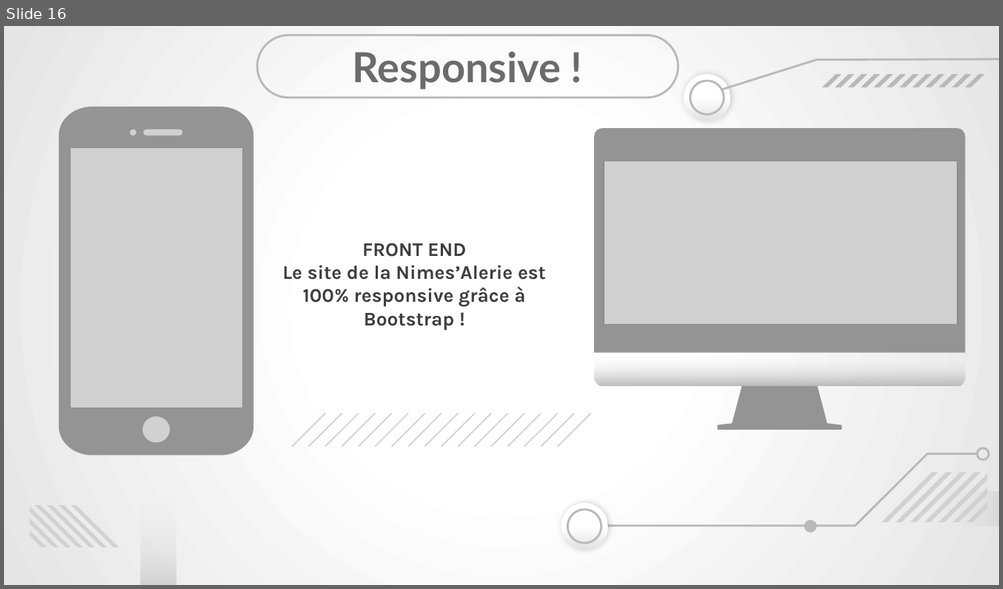
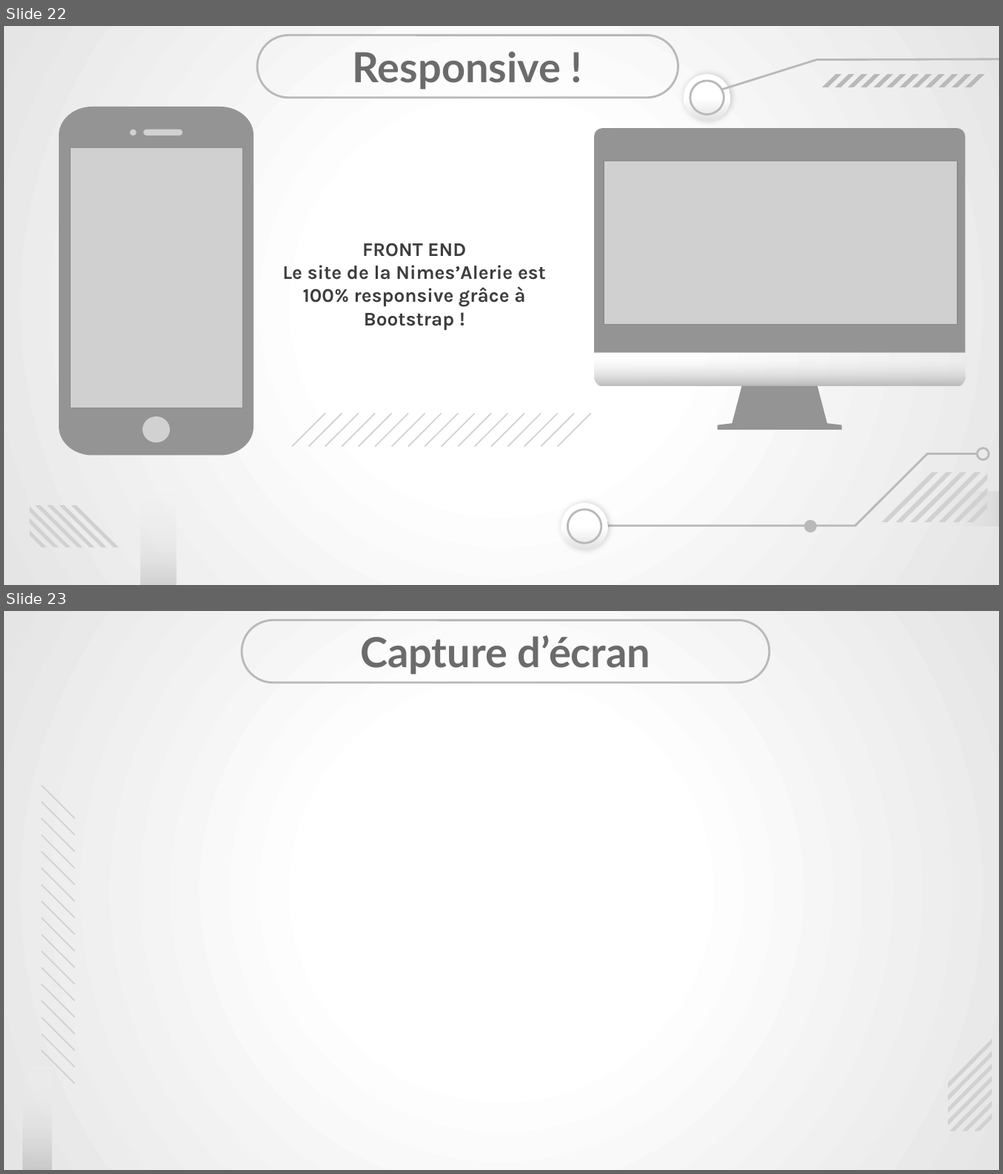
Before and after one commit to Ninewashburn/Business_case-Symfony-eShop-, a slide deck: capture_texte/fiche en cours de remplissage/Présentation soutenance Meynadier Renaud.pptx. Shown one above the other, each under a label of ours: slide 16 before the commit, slides 22 and 23 after it. The pictures are 1003x589 and 1003x1174 pixels, drawn with LibreOffice and Linux fonts; fonts in the diff are those of the drawing; grey boxes stand for pictures. Boxes give left, top, right and bottom in pixels: in the first picture for what was removed or moved away, otherwise in the second. Text is boxed around its words. In the diff, an @@ line names an element or a change of style, - is before the commit and + after.

```diff
--- a/capture_texte/fiche en cours de remplissage/Présentation soutenance Meynadier Renaud.pptx
+++ b/capture_texte/fiche en cours de remplissage/Présentation soutenance Meynadier Renaud.pptx
@@ slide 23 added at (4,611,999,1170), background gradient #FFFFFF to #E5E5E5 @@
@@ rounded rectangle added at (242,620,769,683), outline #B9B9B9 1.5 pt @@
@@ title added at (360,635,651,675), 30 pt, text #6B6B6B, bold @@
+Capture d’écran
@@ freeform shape added at (23,1024,52,1170), fill gradient #B9B9B9 to #FFFFFF @@
@@ group added at (41,785,74,1085): 17 freeform shapes @@
@@ group added at (948,1039,992,1131): 7 freeform shapes @@
@@ what was slide 16 is now slide 22 @@
```
Also in this commit, not shown: 23 other slides changed, 8 other slides added, 1 slide removed, 1 other file.
